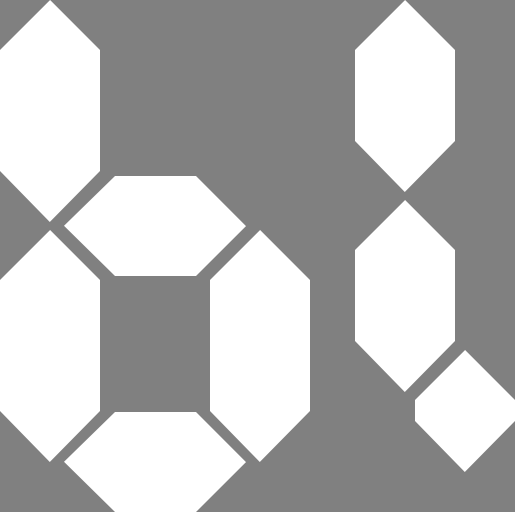
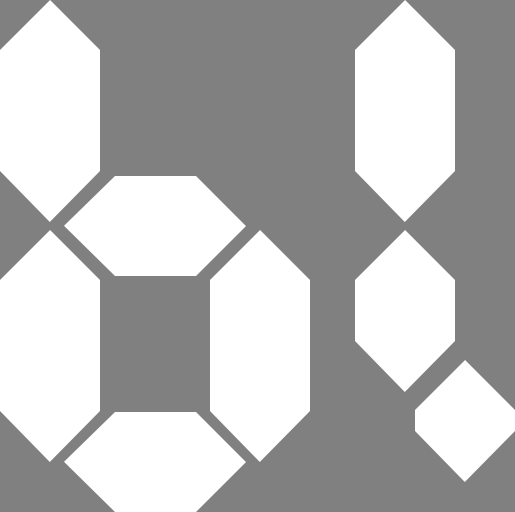
Two versions of the same layered image (515x512). Layer-by-layer changes:
painted on "path" over <box>355,141,515,482</box>
